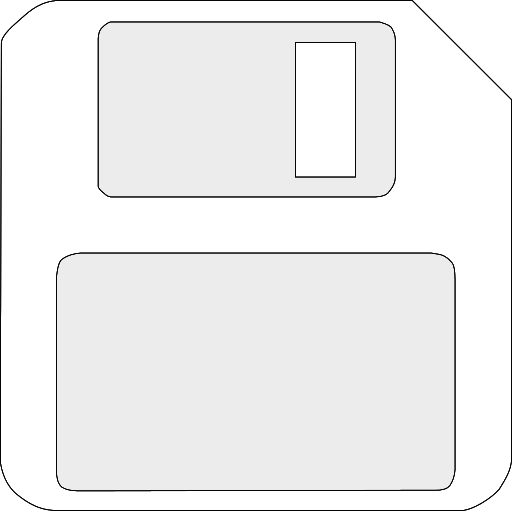
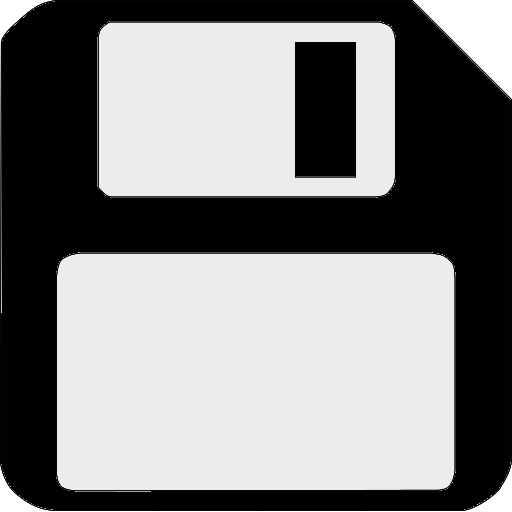
Layered file, before and after one edit (w=512, h=512). Changes by layer:
painted on "Main color" over [1, 1, 511, 510]
